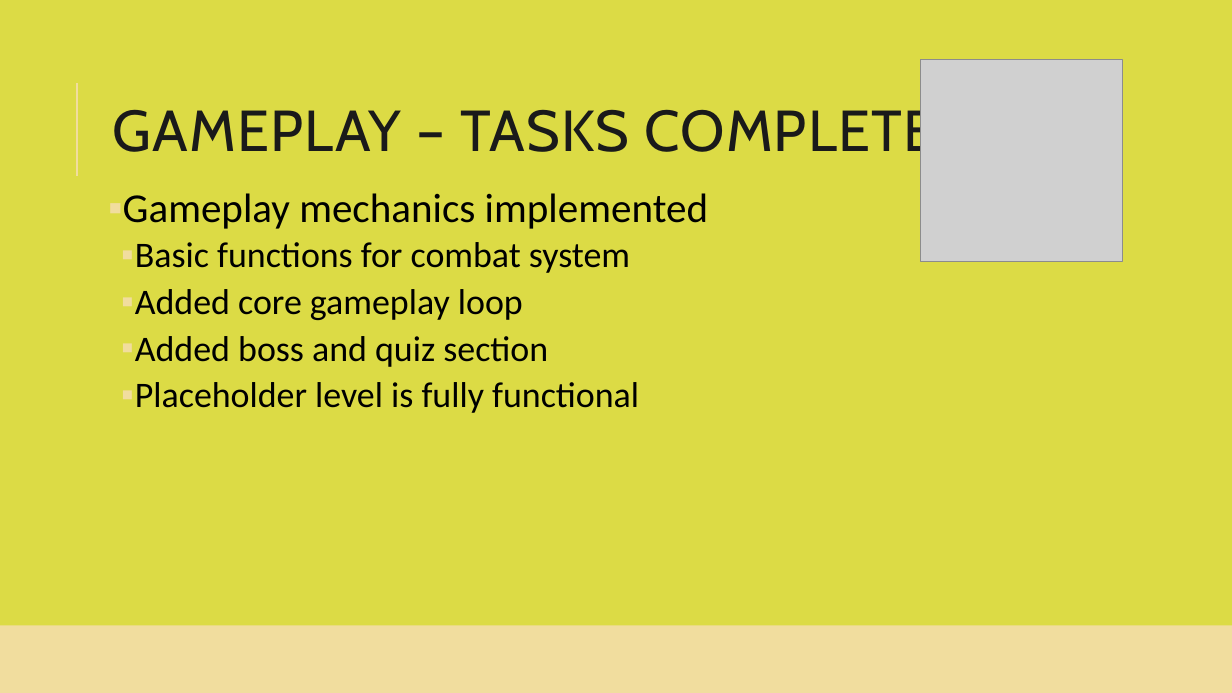
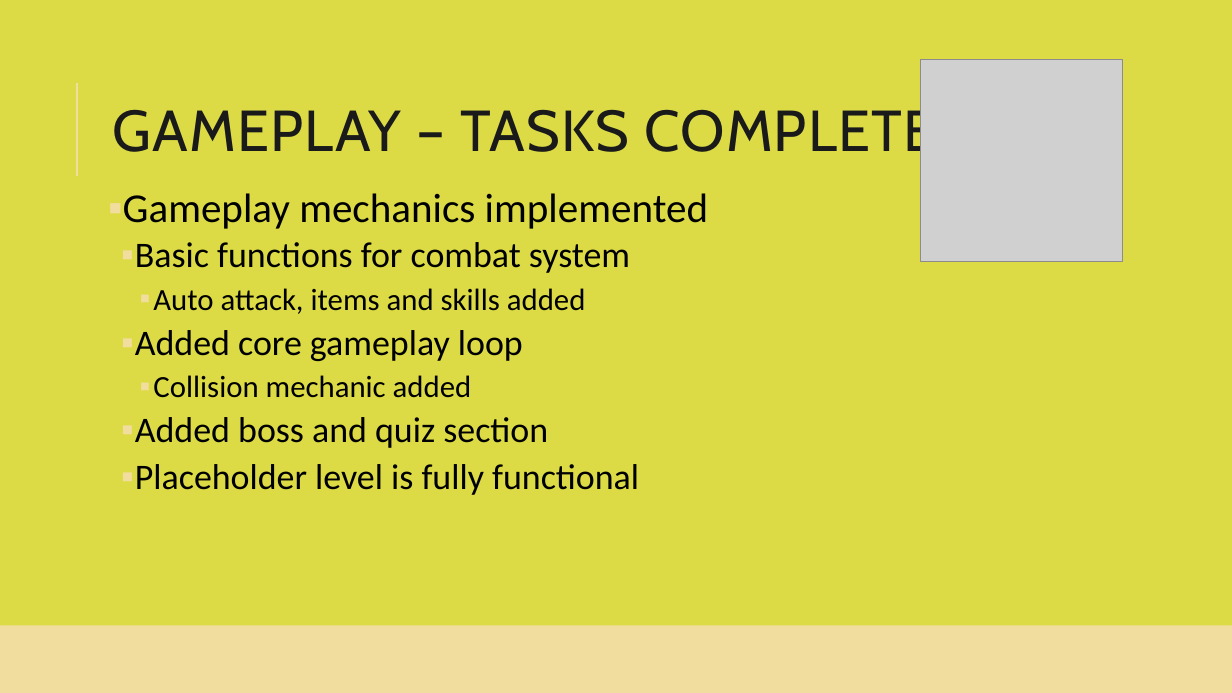
Before and after one commit to smiyaoka/forkPotatoDOC, a slide deck: slide 6 of ForkandPotatoSprint1.pptx. Drawn at 1232x693 pixels with LibreOffice and Linux fonts; fonts in the diff are those of the drawing; grey boxes stand for pictures. Boxes give left, top, right and bottom in pixels: in the first picture for what was removed or moved away, otherwise in the second. Text is boxed around its words. In the diff, an @@ line names an element or a change of style, - is before the commit and + after.

```diff
--- a/ForkandPotatoSprint1.pptx
+++ b/ForkandPotatoSprint1.pptx
@@ text at (x1=153, y1=288, x2=586, y2=314): paragraph added @@
+    ▪ Auto attack, items and skills added
@@ text at (x1=153, y1=375, x2=472, y2=398): paragraph added @@
+    ▪ Collision mechanic added
```
Also in this commit, not shown: 1 other slide changed.
